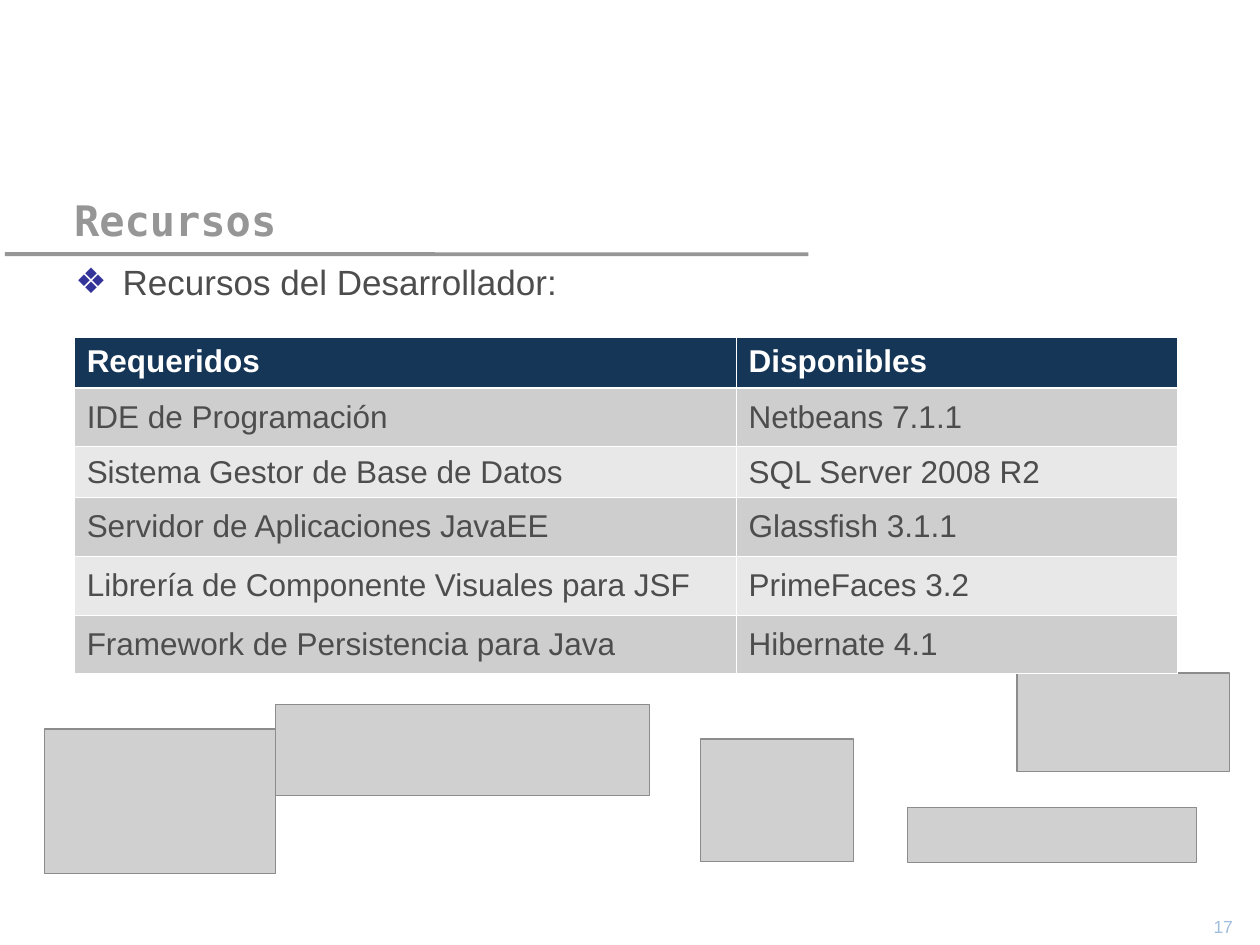
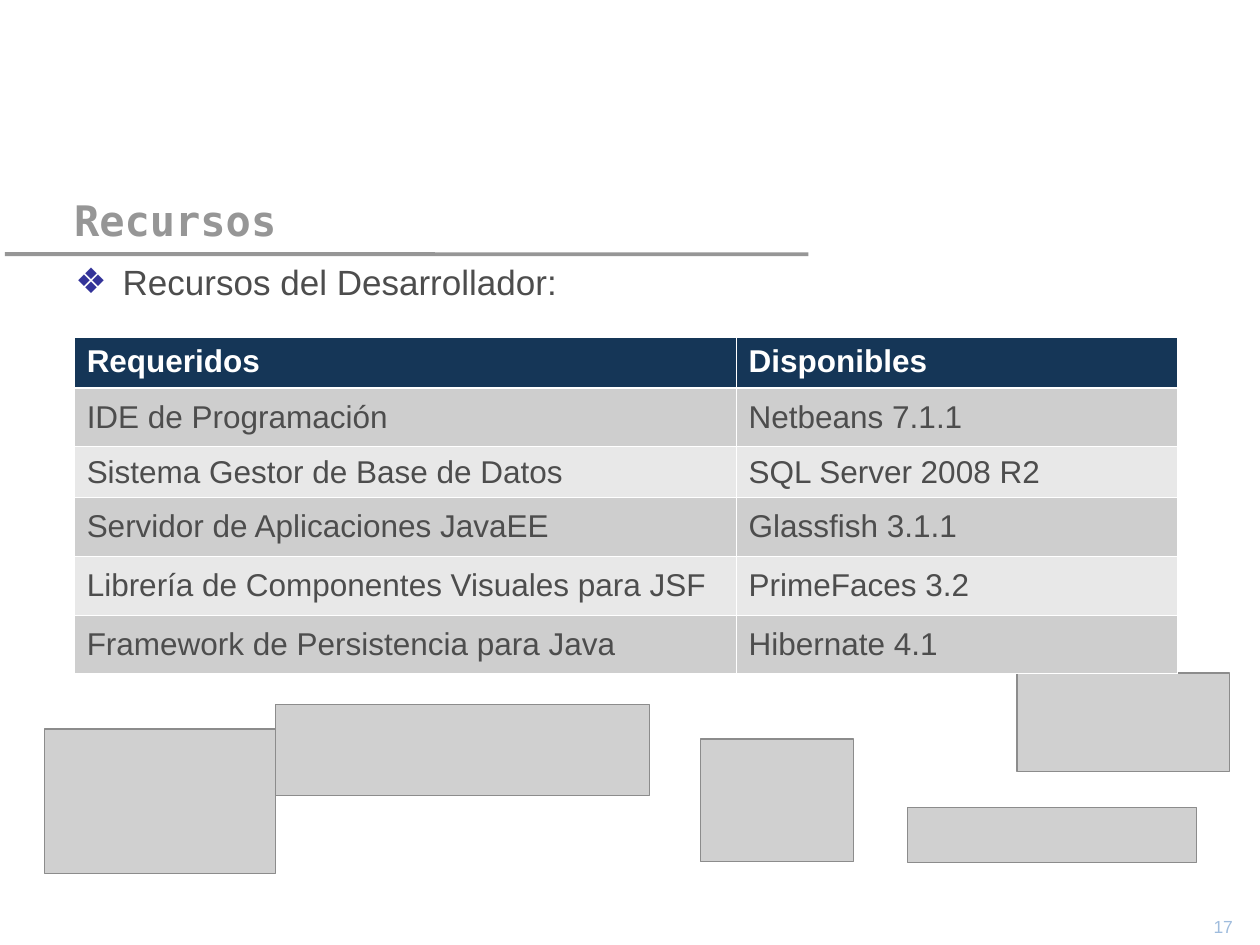
Before and after one commit to yano2h/TESIS, a slide deck: slide 17 of Informes/Propuesta en nueva Plantilla 2012/Precentacion_Propuesta_2012.ppt. Drawn at 1260x945 pixels with LibreOffice and Linux fonts; fonts in the diff are those of the drawing; grey boxes stand for pictures; background and template pictures are left out. Boxes give left, top, right and bottom in pixels: in the first picture for what was removed or moved away, otherwise in the second. Text is boxed around its words. In the diff, an @@ line names an element or a change of style, - is before the commit and + after.

```diff
--- a/Informes/Propuesta en nueva Plantilla 2012/Precentacion_Propuesta_2012.ppt
+++ b/Informes/Propuesta en nueva Plantilla 2012/Precentacion_Propuesta_2012.ppt
@@ table at box(74, 338, 1177, 674) @@
-row 5, column 1: Librería de Componente Visuales para JSF
+row 5, column 1: Librería de Componentes Visuales para JSF
```
Also in this commit, not shown: 7 other slides changed, 2 other files.
